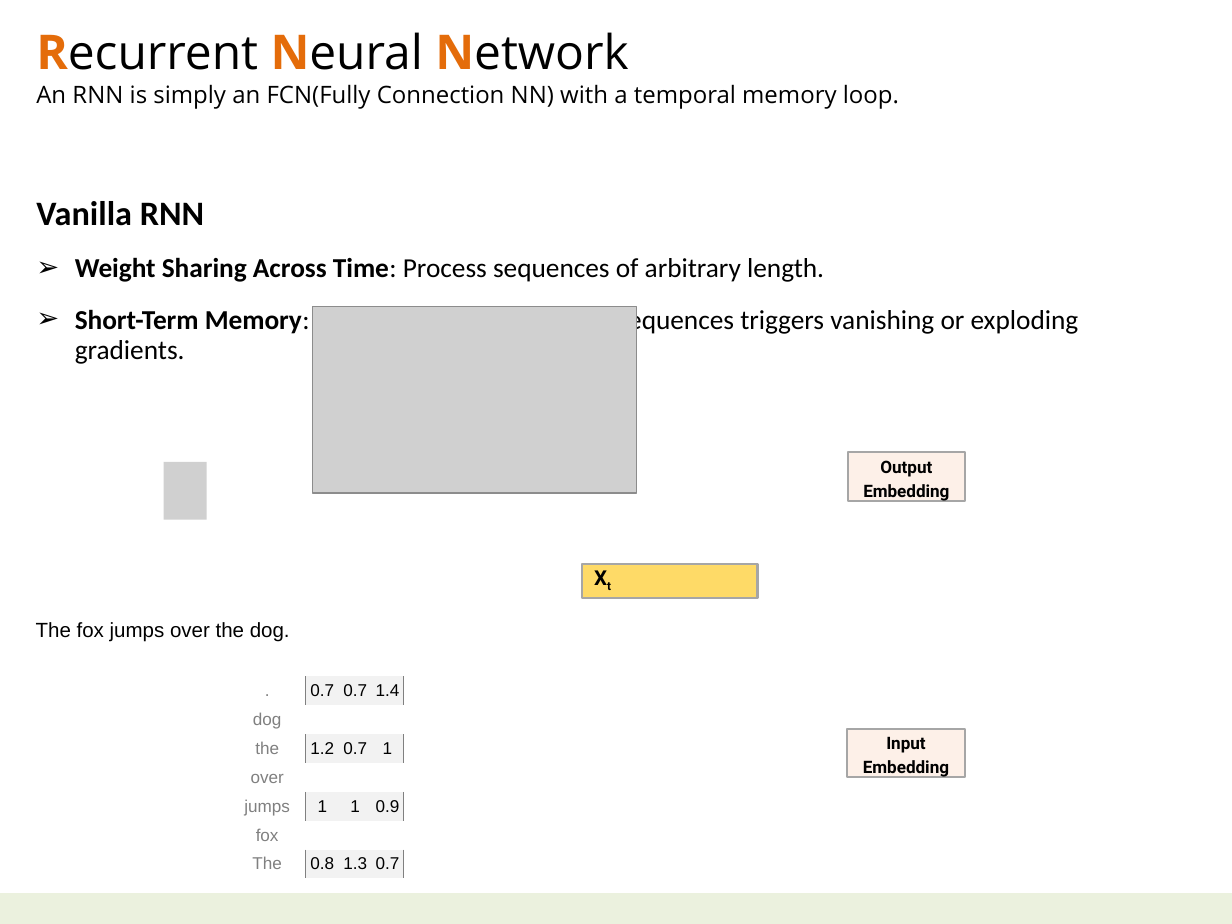
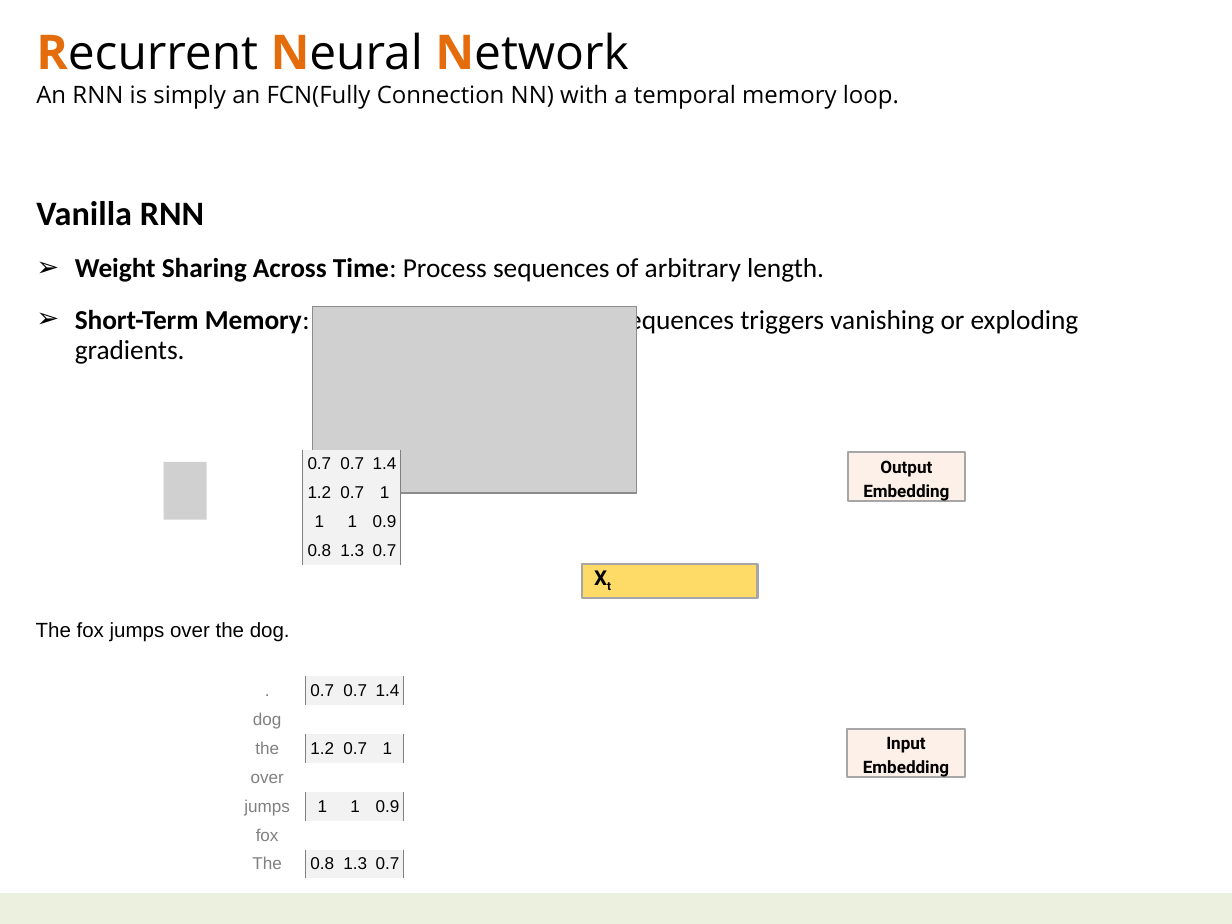
Before and after one commit to navibator/crazy-ai, a slide deck: slide 3 of ai-kimi.pptx. Drawn at 1232x924 pixels with LibreOffice and Linux fonts; fonts in the diff are those of the drawing; grey boxes stand for pictures. Boxes give left, top, right and bottom in pixels: in the first picture for what was removed or moved away, otherwise in the second. Text is boxed around its words. In the diff, an @@ line names an element or a change of style, - is before the commit and + after.

```diff
--- a/ai-kimi.pptx
+++ b/ai-kimi.pptx
@@ table added at box(303, 450, 400, 565), 4 rows, 3 columns @@
+0.7 | 0.7 | 1.4
+1.2 | 0.7 | 1
+1 | 1 | 0.9
+0.8 | 1.3 | 0.7
```
Also in this commit, not shown: 1 other slide changed, 2 slides added, 2 slides removed, 3 other files.
